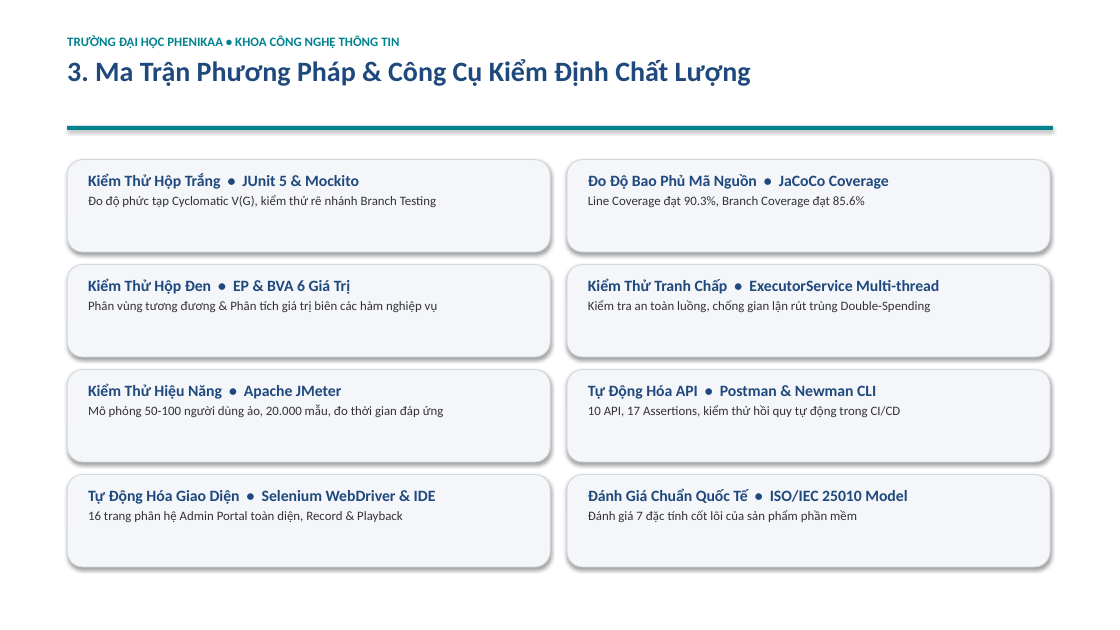
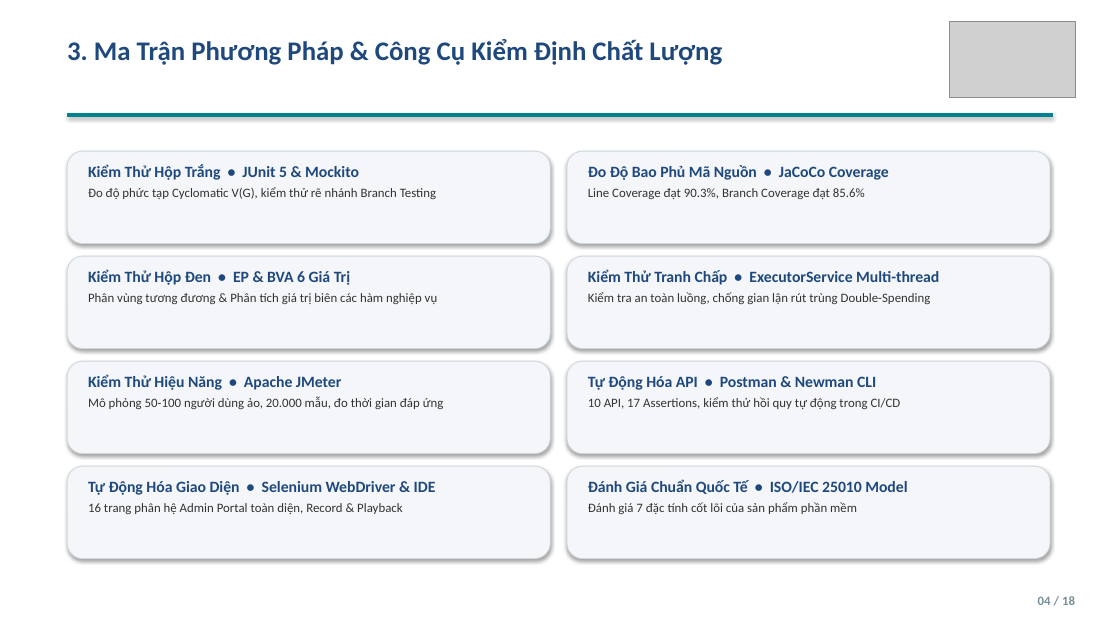
Before and after one commit to ngthanhs1/Kiemthu_MiniBank, a slide deck: slide 4 of docs/presentation/SLIDE_THUYET_TRINH_MINIBANK.pptx. Drawn at 1120x630 pixels with LibreOffice and Linux fonts; fonts in the diff are those of the drawing; grey boxes stand for pictures. Boxes give left, top, right and bottom in pixels: in the first picture for what was removed or moved away, otherwise in the second. Text is boxed around its words. In the diff, an @@ line names an element or a change of style, - is before the commit and + after.

```diff
--- a/docs/presentation/SLIDE_THUYET_TRINH_MINIBANK.pptx
+++ b/docs/presentation/SLIDE_THUYET_TRINH_MINIBANK.pptx
@@ picture added at box(949, 21, 1075, 97) @@
@@ text at box(67, 35, 399, 49): paragraph removed @@
-TRƯỜNG ĐẠI HỌC PHENIKAA • KHOA CÔNG NGHỆ THÔNG TIN
@@ text "3. Ma Trận Phương Pháp ..." at box(67, 39, 722, 65): size 24 to 23 pt; less space between paragraphs @@
@@ rectangle: place and size @@
-rectangle at box(67, 126, 1053, 129)
+rectangle at box(67, 113, 1053, 117)
@@ 3 rounded rectangles: place and size @@
-3 rounded rectangles at box(67, 265, 550, 567)
+3 rounded rectangles at box(567, 151, 1050, 454)
@@ 4 rounded rectangles: place and size @@
-4 rounded rectangles at box(567, 160, 1050, 567)
+4 rounded rectangles at box(67, 151, 550, 559)
@@ rounded rectangle: place and size @@
-rounded rectangle at box(67, 160, 550, 252)
+rounded rectangle at box(567, 466, 1050, 559)
@@ 8 texts: place and size @@
-8 texts at box(88, 173, 939, 522)
+8 texts at box(88, 164, 939, 514)
@@ text added at box(1038, 596, 1075, 605), 11 pt, text #78909C, bold @@
+04 / 18
```
Also in this commit, not shown: 16 other slides changed, 1 slide added, 13 other files.
